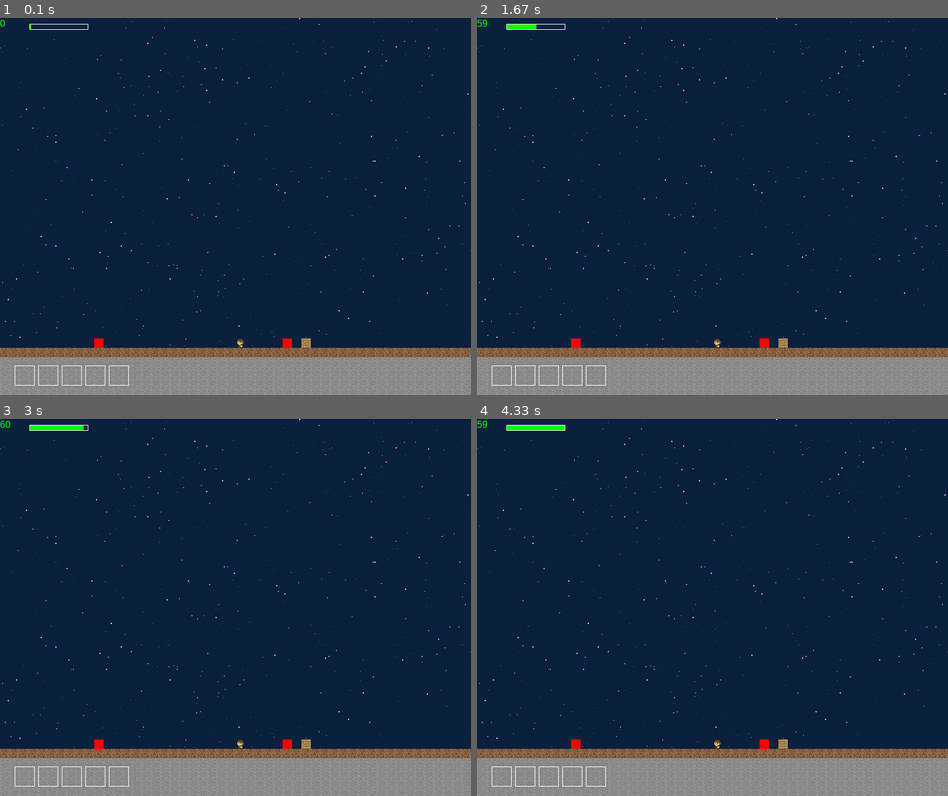
Above: before the commit, frames 1-4 (two rows, left to right).
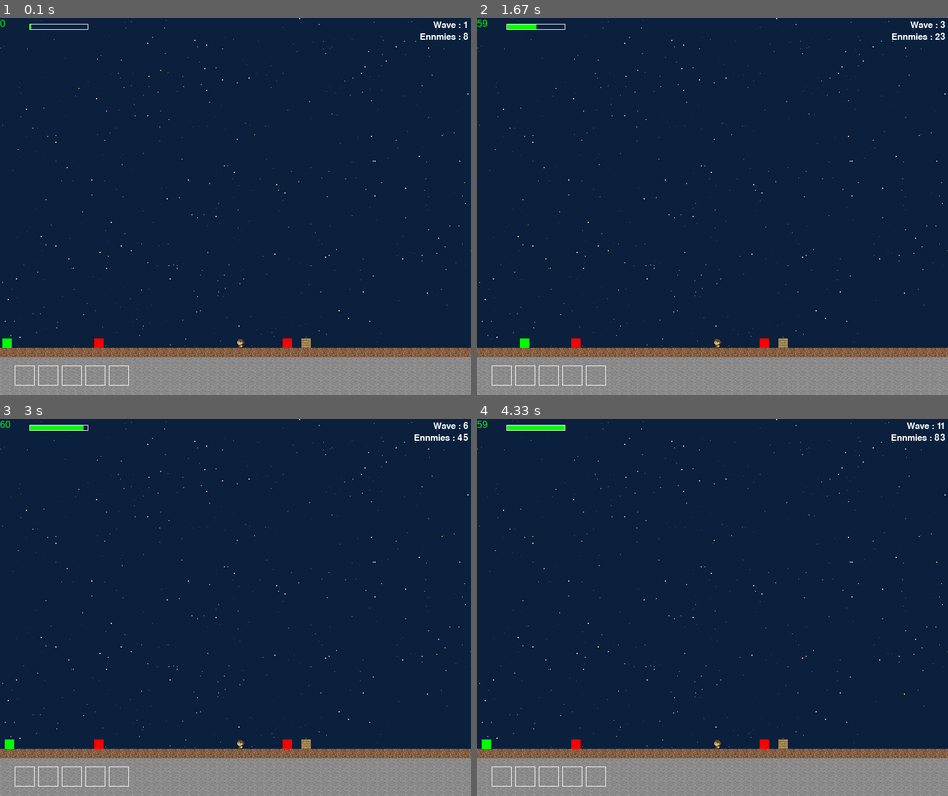
Above: after the commit, the same moments.

Repository: EvannBerthou/Pygame-RPG
Game: pygame game, started from main.py
The game is run twice, just before and just after one commit, with the same random seed, the same clock (stepped at 60 frames per second) and the same inputs.
Inputs:
- Up to frame 1 (0.1 s): no input
- Up to frame 2 (1.67 s): tap I at 0.33 s; hold I 0.67-1.13 s
- Up to frame 3 (3 s): tap I at 2.17, 2.57, 2.87 s
- Up to frame 4 (4.33 s): tap I at 3.07, 3.4, 3.7, 3.9, 4.2 s

The runs differ from the first frame. In frame 1, 0.2% of the frame differs, in the area x 0-100%, y 0-88%; in frame 2, 0.2%; in frame 3, 0.2%; in frame 4, 0.2%, in the area x 1-100%, y 0-88%.

Commit message:
Ennemies

Diff:
--- a/CONST.py
+++ b/CONST.py
@@ -1,5 +1,7 @@
 import pygame
 from pygame.locals import *
+from math import hypot
+
 pygame.init()
 
 ## TODO: MOVE ALL VARS IN GLOBALS
@@ -7,6 +9,8 @@
 class Globals:
     window = None
     playerX = 0
+    core = None
+    deltaTime = 0
 
 WINDOW_HEIGHT = 640
 WINDOW_WIDTH = 800
@@ -34,12 +38,17 @@
 PlayerSpeed = .15
 RegenSpeed = 1/32
 
+#Functions
 def Clamp(value, min, max):
     if value > max:
         value = max
     if value < min:
         value = min
     return value
+
+def Distance(x1,y1,x2,y2):
+    return hypot(x2 - x1, y2 - y1)
+
 
 #KEYS
 KEY_LEFT = pygame.K_q
@@ -48,3 +57,4 @@
 #FONTS
 fps_font = pygame.font.SysFont("Arial", 16)
 Damage_font = pygame.font.SysFont("monospace",18)
+Wave_font = pygame.font.SysFont("monoscpace",22)
--- /dev/null
+++ b/Ennemie.py
@@ -0,0 +1,22 @@
+import WaveManager
+from CONST import *
+
+class Ennemie: #Base class for all ennemies
+    def __init__(self, x,y, core, side):
+        self.x = x
+        self.y = y
+        self.core = core
+        self.side = side
+
+    def Walk(self):
+        if Distance(self.x, self.core.x, self.y, self.core.y) <= TILE_SIZE * 2:
+            WaveManager.Wave.KillEnnemie(self)
+            return
+
+        if self.side is "LEFT": #Si l'ennemie a spawn à droite
+            self.x += Globals.deltaTime * PlayerSpeed * .5
+        elif self.side is "RIGHT":
+            self.x -= Globals.deltaTime * PlayerSpeed * .5
+
+    def Draw(self):
+        pygame.draw.rect(Globals.window, COLOR_GREEN,(self.x - int(Globals.playerX),self.y, TILE_SIZE, TILE_SIZE))
--- /dev/null
+++ b/Inventory.py
@@ -0,0 +1,70 @@
+from CONST import *
+
+
+class Inventory:
+    def __init__(self, size):
+        self.cases = []
+
+        for i in range(size):
+            self.cases.append(InventoryCase())
+
+        self.ItemsManager = ItemsManager()
+
+    def draw(self):
+        for x in range(len(self.cases)):
+            pygame.draw.rect(Globals.window, COLOR_WHITE, (x * 40 + 25,WINDOW_HEIGHT - 50,34,34), 1)
+            if self.cases[x].item is not None:
+                pygame.draw.rect(Globals.window, COLOR_GREEN, (x * 40 + 26, WINDOW_HEIGHT - 49,32,32))
+
+        self.ItemsManager.drawItems()
+    def AddItem(self, item): #Ajoute un item au premier slot libre
+        for case in self.cases:
+            if case.item is None:
+                case.SetItem(item)
+                return True
+        return False
+
+class InventoryCase:
+    def __init__(self):
+        self.item = None
+
+    def SetItem(self, item):
+        if self.item is None:
+            self.item = item
+
+    def RemoveItem(self):
+        self.item = None
+
+class ItemsManager:
+    def __init__(self):
+        self.itemsOnMap = []
+        self.itemsOnMap.append(Item(10 * TILE_SIZE, 34 * TILE_SIZE, 1))
+        self.itemsOnMap.append(Item(30 * TILE_SIZE, 34 * TILE_SIZE, 1))
+
+    def AddItem(self, item):
+        self.itemsOnMap.append(item)
+
+    def removeItem(self, item):
+        self.itemsOnMap.remove(item)
+
+    def drawItems(self):
+        for item in self.itemsOnMap:
+            item.draw()
+
+    def CheckCollision(self):
+        for item in self.itemsOnMap:
+            # print("{} : {} : {}".format(item.x - TILE_SIZE, playerX + 25 * TILE_SIZE, item.x + TILE_SIZE))
+            if item.x - TILE_SIZE < Globals.playerX + 25 * TILE_SIZE < item.x + TILE_SIZE: #25 * TILE_SIZE : offset
+                self.removeItem(item)
+                return item
+        return None
+
+
+class Item:
+    def __init__(self, x,y, item):
+        self.item = item
+        self.x = x
+        self.y = y
+
+    def draw(self):
+        pygame.draw.rect(Globals.window, COLOR_RED, (self.x - int(Globals.playerX), self.y, TILE_SIZE, TILE_SIZE))
--- a/Map.py
+++ b/Map.py
@@ -66,3 +66,4 @@
 
         core = Core(self.mapSize[0] / 2 , WINDOW_HEIGHT / TILE_SIZE - 6) #Place the core in the center of the map
         self.pix.append(Pix(core.x, core.y, Map.Wood, False))
+        Globals.core = core
--- a/Player.py
+++ b/Player.py
@@ -48,18 +48,18 @@
                 self.inventory.AddItem(item)
 
 
-    def move(self, deltaTime,mapSize):
+    def move(self,mapSize):
         if self.dead: #Move only if alive
             return
 
-        self.health += deltaTime * RegenSpeed
+        self.health += Globals.deltaTime * RegenSpeed
         self.health = Clamp(self.health, 0, self.maxHealth)
 
         self.CanMoveLeft = not self.map.GetCollsionAt(int(self.x / TILE_SIZE + 25), int(self.y / TILE_SIZE))
         self.CanMoveRight = not self.map.GetCollsionAt(int(self.x / TILE_SIZE + 26), int(self.y / TILE_SIZE))
 
         if (self.velocity is 1 and self.CanMoveRight) or (self.velocity is -1 and self.CanMoveLeft):
-            self.x += self.velocity * PlayerSpeed * deltaTime
+            self.x += self.velocity * PlayerSpeed * Globals.deltaTime
 
         mapX = (mapSize[0] * TILE_SIZE) - (WINDOW_WIDTH / 2) - TILE_SIZE
 
@@ -70,7 +70,7 @@
             self.y += 1
 
         if self.CountDown > 0:
-            self.CountDown -= deltaTime
+            self.CountDown -= Globals.deltaTime
         else:
             self.CountDown = 0
             self.showDamage = False
--- a/UI.py
+++ b/UI.py
@@ -1,4 +1,5 @@
 from CONST import *
+from Inventory import *
 
 def DrawPlayerLife(life, maxLife):
     #DRAW HEALTH
@@ -6,71 +7,3 @@
     life = Clamp(life,0,maxLife)
     healthRatio = life / maxLife
     pygame.draw.rect(Globals.window, COLOR_GREEN, (51,11, int(98 * healthRatio), 8))
-
-class Inventory:
-    def __init__(self, size):
-        self.cases = []
-
-        for i in range(size):
-            self.cases.append(InventoryCase())
-
-        self.ItemsManager = ItemsManager()
-
-    def draw(self):
-        for x in range(len(self.cases)):
-            pygame.draw.rect(Globals.window, COLOR_WHITE, (x * 40 + 25,WINDOW_HEIGHT - 50,34,34), 1)
-            if self.cases[x].item is not None:
-                pygame.draw.rect(Globals.window, COLOR_GREEN, (x * 40 + 26, WINDOW_HEIGHT - 49,32,32))
-
-        self.ItemsManager.drawItems()
-    def AddItem(self, item): #Ajoute un item au premier slot libre
-        for case in self.cases:
-            if case.item is None:
-                case.SetItem(item)
-                return True
-        return False
-
-class InventoryCase:
-    def __init__(self):
-        self.item = None
-
-    def SetItem(self, item):
-        if self.item is None:
-            self.item = item
-
-    def RemoveItem(self):
-        self.item = None
-
-class ItemsManager:
-    def __init__(self):
-        self.itemsOnMap = []
-        self.itemsOnMap.append(Item(10 * TILE_SIZE, 34 * TILE_SIZE, 1))
-        self.itemsOnMap.append(Item(30 * TILE_SIZE, 34 * TILE_SIZE, 1))
-
-    def AddItem(self, item):
-        self.itemsOnMap.append(item)
-
-    def removeItem(self, item):
-        self.itemsOnMap.remove(item)
-
-    def drawItems(self):
-        for item in self.itemsOnMap:
-            item.draw()
-
-    def CheckCollision(self):
-        for item in self.itemsOnMap:
-            # print("{} : {} : {}".format(item.x - TILE_SIZE, playerX + 25 * TILE_SIZE, item.x + TILE_SIZE))
-            if item.x - TILE_SIZE < Globals.playerX + 25 * TILE_SIZE < item.x + TILE_SIZE: #25 * TILE_SIZE : offset
-                self.removeItem(item)
-                return item
-        return None
-
-
-class Item:
-    def __init__(self, x,y, item):
-        self.item = item
-        self.x = x
-        self.y = y
-
-    def draw(self):
-        pygame.draw.rect(Globals.window, COLOR_RED, (self.x - int(Globals.playerX), self.y, TILE_SIZE, TILE_SIZE))
--- /dev/null
+++ b/WaveManager.py
@@ -0,0 +1,47 @@
+from CONST import *
+import math
+from Ennemie import Ennemie
+
+
+class Wave:
+    Ennemies = []
+    ENNEMIES_LEFT = 0
+    WAVE_COUNT = 0
+
+    def KillEnnemie(ennemie):
+        Wave.Ennemies.remove(ennemie)
+        Wave.ENNEMIES_LEFT -= 1
+        if Wave.ENNEMIES_LEFT is 0:
+            NewWave()
+
+def DrawWave():
+    textWave = Wave_font.render("Wave : {}".format(Wave.WAVE_COUNT), True, COLOR_WHITE)
+    Globals.window.blit(textWave,(WINDOW_WIDTH - textWave.get_width() - 5,5))
+    textEnnemies = Wave_font.render("Ennmies : {}".format(Wave.ENNEMIES_LEFT), True, COLOR_WHITE)
+    Globals.window.blit(textEnnemies, (WINDOW_WIDTH - textEnnemies.get_width() - 5, 25))
+
+def NewWave():
+    Wave.Ennemies.clear()
+    ENNEMIES_LEFT = 0
+
+    Wave.WAVE_COUNT += 1
+    ennemies_count = GetNextWaveCount()
+
+    ## TODO: ADD DELAY BETWEEN SPAWNS
+    for x in range(ennemies_count):
+        Wave.Ennemies.append(Ennemie(0,WINDOW_HEIGHT - 6 * TILE_SIZE, Globals.core,"LEFT"))
+
+    Wave.ENNEMIES_LEFT = ennemies_count
+
+def GetNextWaveCount():
+    return math.ceil(10 * Wave.WAVE_COUNT * 0.75)
+
+def DrawEnnemies():
+    for e in Wave.Ennemies:
+        e.Draw()
+        e.Walk()
+
+def Kill(ennemie):
+    print("test")
+    Wave.Ennemies.remove(ennemie)
+    Wave.ENNEMIES_LEFT -= 1
--- a/main.py
+++ b/main.py
@@ -1,9 +1,10 @@
 from CONST import *
 import Map, Player
+from WaveManager import *
+import pygame
 
 def show_fps():
-
-    fps = Clamp(int(clock.get_fps()), 0, 60)
+    fps = Clamp(int(clock.get_fps()), 0, 600)
     fpsText = fps_font.render(str(fps), True, COLOR_GREEN)
     Globals.window.blit(fpsText,(0,0))
 
@@ -21,16 +22,21 @@
 
 map = Map.Map(Globals.window)
 player = Player.Player(Globals.window, map)
+NewWave()
+
 
 pygame.display.update()
 
 while True:
-    deltaTime = clock.tick()
+    Globals.deltaTime = clock.tick()
 
     for event in pygame.event.get():
         if event.type == pygame.QUIT:
             pygame.quit()
             quit()
+        if event.type == pygame.KEYDOWN:
+            if event.key == pygame.K_i:
+                NewWave()
 
         player.handle_event(event)
 
@@ -38,10 +44,14 @@
 
     map.draw(player.x)
 
-    player.move(deltaTime, map.mapSize)
+    player.move(map.mapSize)
     player.draw()
+
+    DrawEnnemies()
+
+    #UI RENDER
+    show_fps()
     player.inventory.draw()
-
-    show_fps()
+    DrawWave()
 
     pygame.display.update()
Not shown, added: .pylintrc
